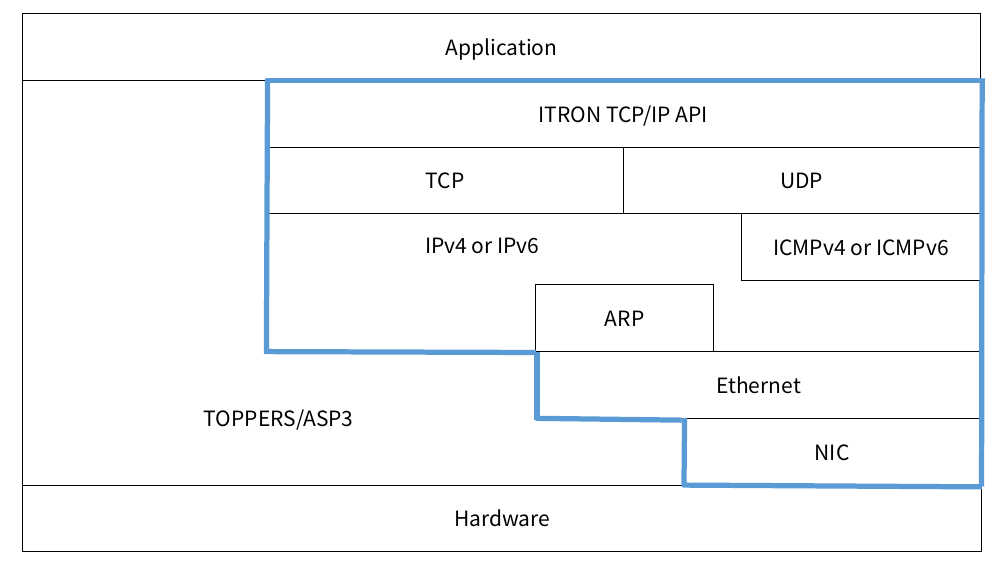
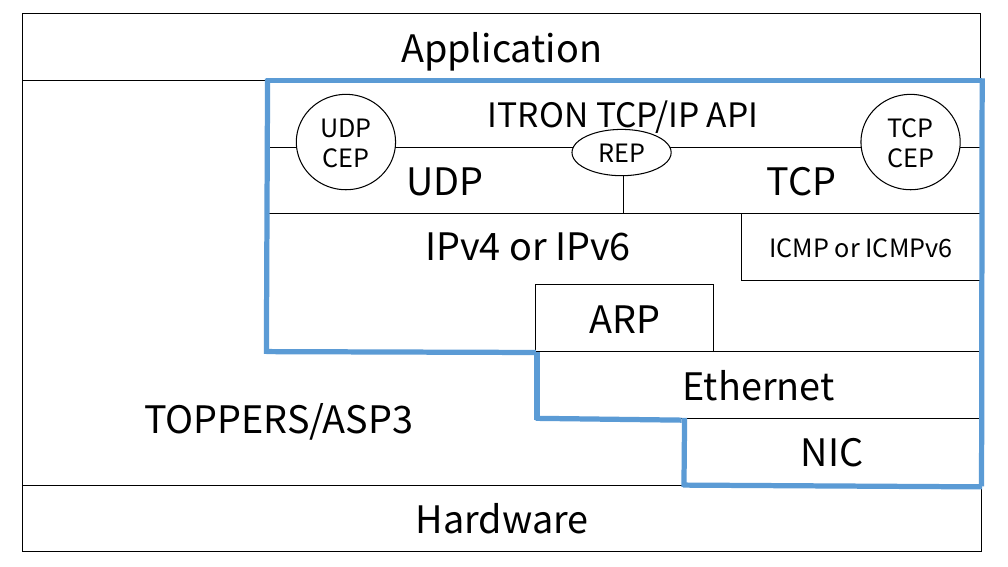
Before and after one commit to robotan0921/paper, a slide deck: slide 1 of ISORC2017/figure/TINET_Hier.pptx. Drawn at 1008x567 pixels with LibreOffice and Linux fonts; fonts in the diff are those of the drawing. Boxes give left, top, right and bottom in pixels: in the first picture for what was removed or moved away, otherwise in the second. Text is boxed around its words. In the diff, an @@ line names an element or a change of style, - is before the commit and + after.

```diff
--- a/ISORC2017/figure/TINET_Hier.pptx
+++ b/ISORC2017/figure/TINET_Hier.pptx
@@ rectangle "ITRON TCP/IP API" at (x1=266, y1=80, x2=980, y2=147): size 20 to 32 pt @@
@@ ellipse added at (x1=296, y1=95, x2=395, y2=190), fill #FFFFFF, outline #000000 1 pt, 24 pt, text #000000 @@
+UDP
+CEP
@@ ellipse added at (x1=861, y1=95, x2=960, y2=190), fill #FFFFFF, outline #000000 1 pt, 24 pt, text #000000 @@
+TCP
+CEP
@@ ellipse added at (x1=572, y1=129, x2=671, y2=175), fill #FFFFFF, outline #000000 1 pt, 24 pt, text #000000 @@
+REP
@@ text in rectangle at (x1=407, y1=167, x2=484, y2=196): text changed; size 20 to 36 pt @@
-TCP
+UDP
@@ text in rectangle at (x1=767, y1=167, x2=837, y2=196): text changed; size 20 to 36 pt @@
-UDP
+TCP
@@ text in rectangle at (x1=769, y1=238, x2=953, y2=258): text changed; size 20 to 24 pt @@
-ICMPv4 or ICMPv6
+ICMP or ICMPv6
@@ size 20 to 36 pt in 7 elements at (x1=144, y1=403, x2=413, y2=440), (x1=23, y1=14, x2=980, y2=80), (x1=266, y1=214, x2=980, y2=352), (x1=536, y1=285, x2=714, y2=352), (x1=536, y1=352, x2=982, y2=418), (x1=683, y1=418, x2=982, y2=485), (x1=23, y1=485, x2=982, y2=552) @@
```
Also in this commit, not shown: 1 other file.
